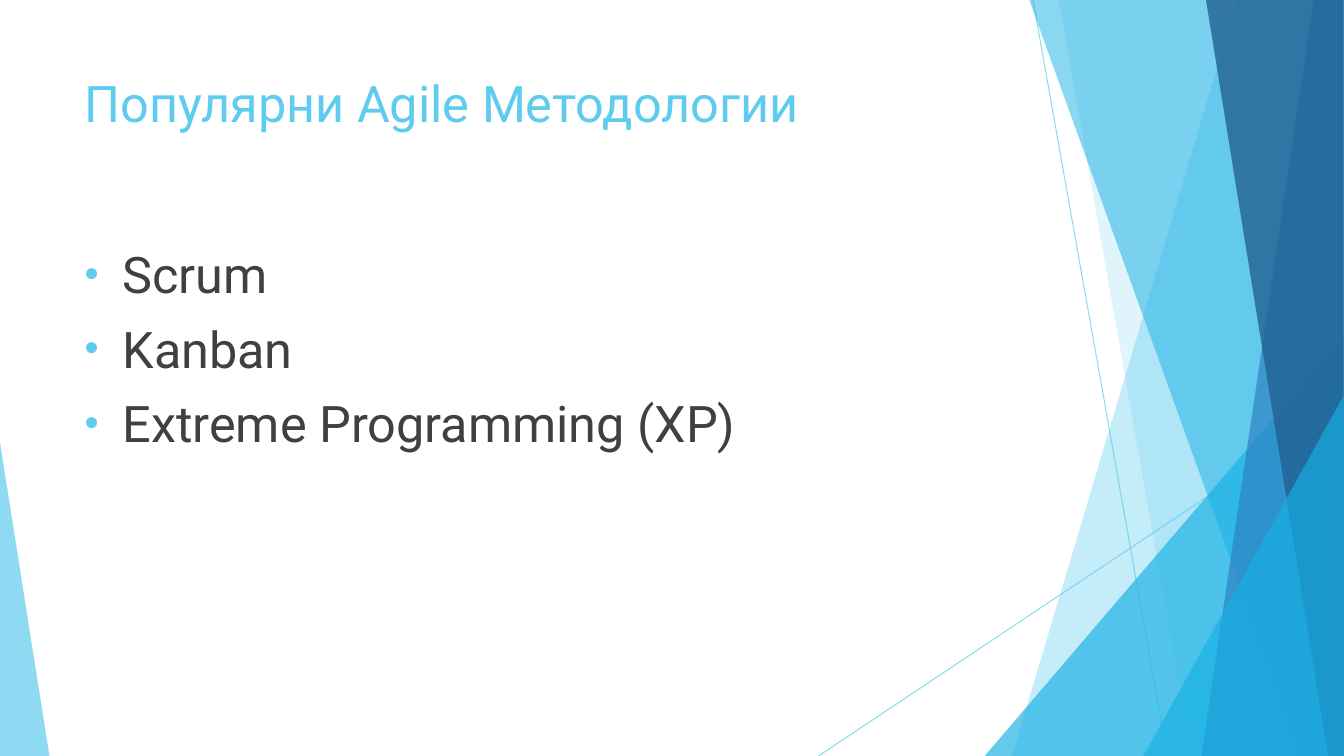
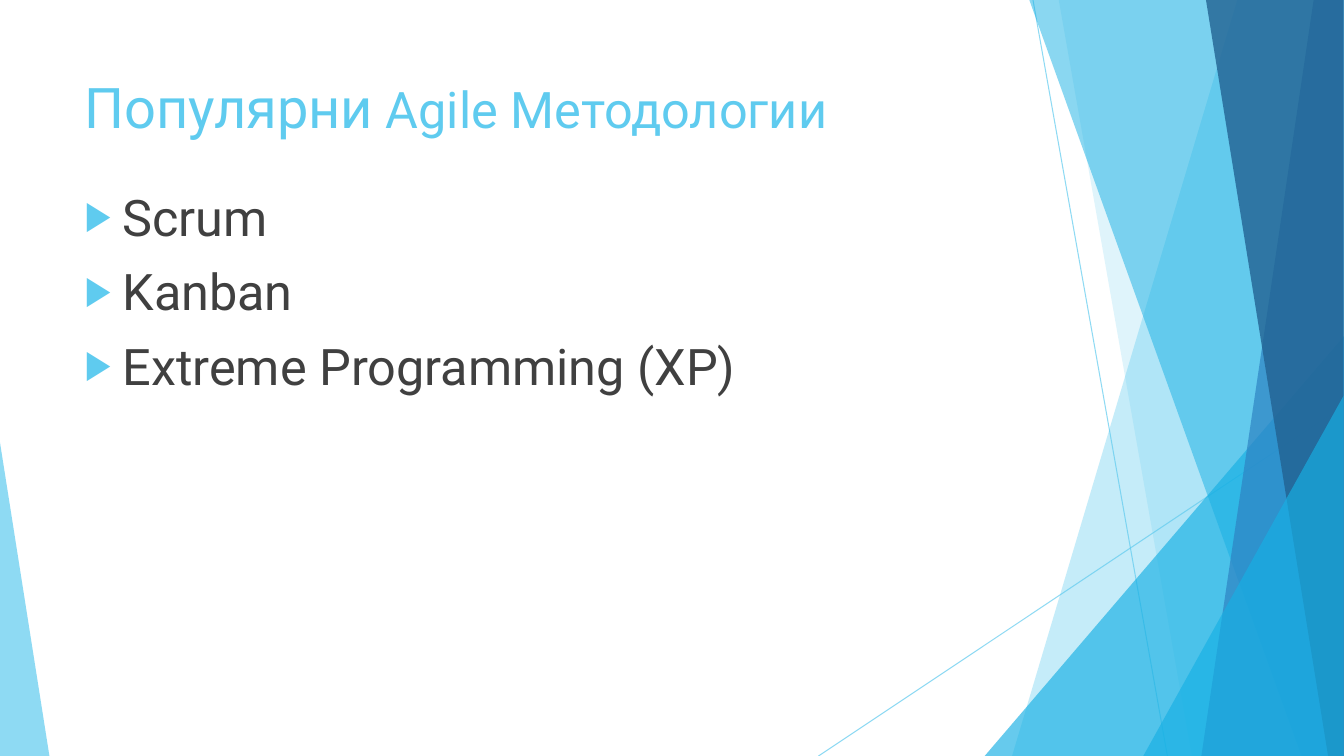
Before and after one commit to vtasheva/coursework-customer-requirements, a slide deck: slide 22 of Coursework - presentation.pptx. Drawn at 1344x756 pixels with LibreOffice and Linux fonts; fonts in the diff are those of the drawing. Boxes give left, top, right and bottom in pixels: in the first picture for what was removed or moved away, otherwise in the second. Text is boxed around its words. In the diff, an @@ line names an element or a change of style, - is before the commit and + after.

Commit message:
Formatting fixes

```diff
--- a/Coursework - presentation.pptx
+++ b/Coursework - presentation.pptx
@@ title "Популярни Agile Методологии" at (85, 88, 827, 140): size 36 to 40 pt in "Популярни" @@
@@ text "Scrum": place and size @@
-text "Scrum" at (123, 256, 735, 453)
+text "Scrum" at (123, 199, 735, 396)
@@ text "Scrum" at (123, 199, 735, 396): bullet • to ▶ @@
```
Also in this commit, not shown: 6 other slides changed.
